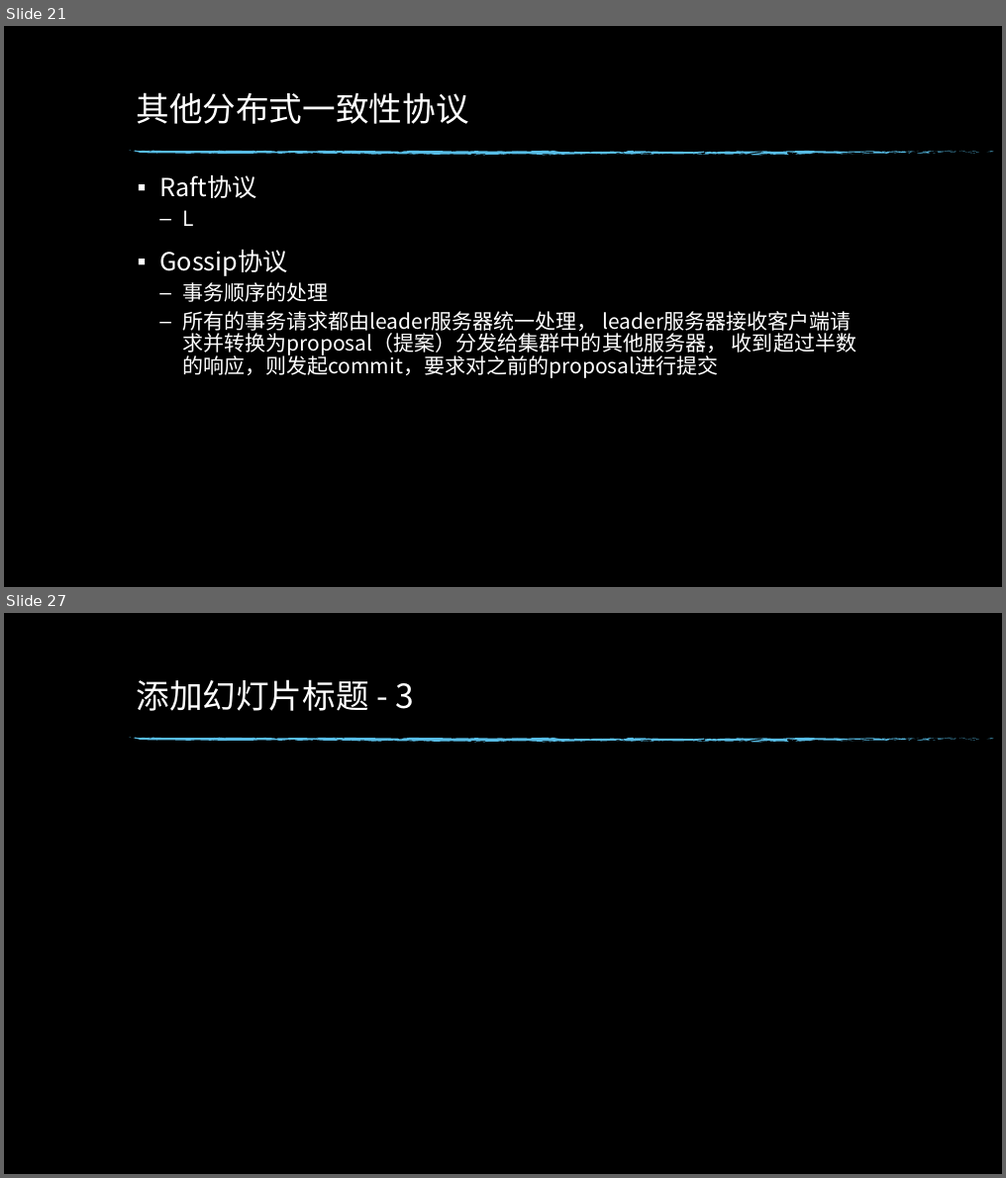
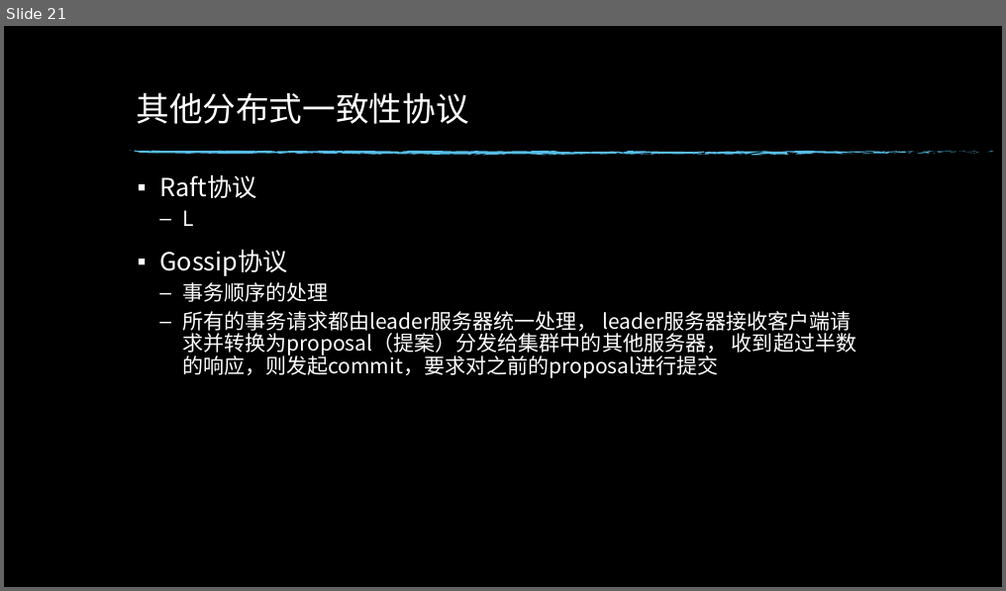
Before and after one commit to edwin1215/edwin, a slide deck: 分布式一致性原理.pptx. Shown one above the other, each under a label of ours: slides 21 and 27 before the commit, slide 21 after it; the slides between them are not shown. The pictures are 1006x1178 and 1006x591 pixels, drawn with LibreOffice and Linux fonts; fonts in the diff are those of the drawing; background and template pictures are left out. Boxes give left, top, right and bottom in pixels: in the first picture for what was removed or moved away, otherwise in the second. Text is boxed around its words. In the diff, an @@ line names an element or a change of style, - is before the commit and + after.

```diff
--- a/分布式一致性原理.pptx
+++ b/分布式一致性原理.pptx
@@ slide 27 removed at <box>4,613,1002,1174</box>, background picture (left out); not listed: 74 template elements that a slide beside it also shows @@
@@ title removed at <box>136,679,415,711</box> @@
-添加幻灯片标题 - 3
```
Also in this commit, not shown: 1 slide changed, 8 other slides removed.
